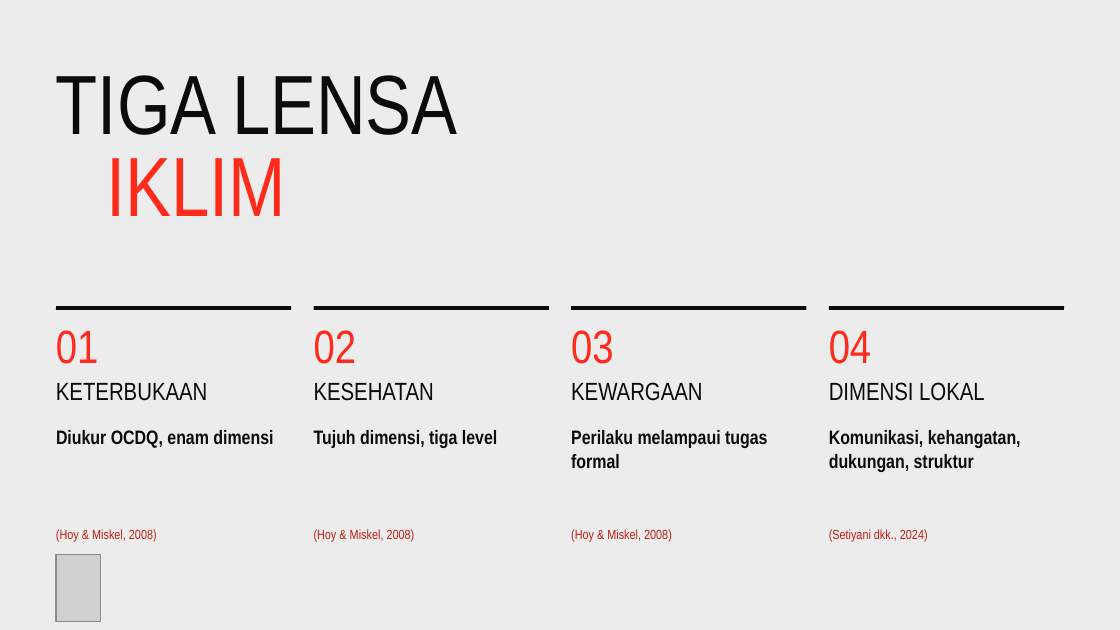
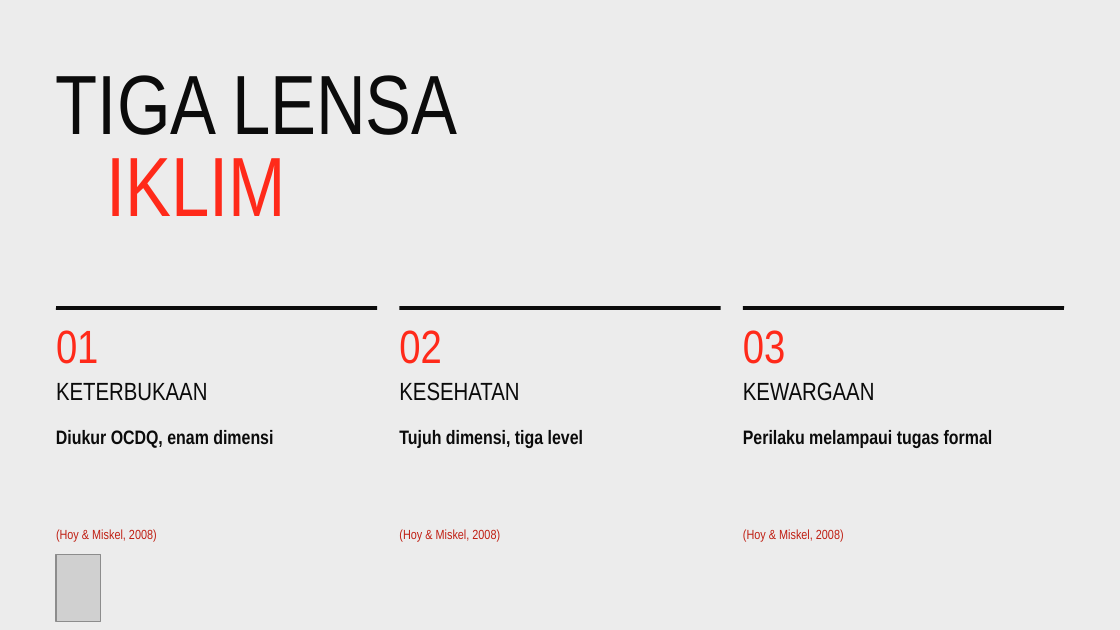
Before and after one commit to abay-cmd/ppt-ddmpi-uin, a slide deck: slide 10 of Budaya-dan-Iklim-Organisasi-Pendidikan.pptx. Drawn at 1120x630 pixels with LibreOffice and Linux fonts; fonts in the diff are those of the drawing; grey boxes stand for pictures. Boxes give left, top, right and bottom in pixels: in the first picture for what was removed or moved away, otherwise in the second. Text is boxed around its words. In the diff, an @@ line names an element or a change of style, - is before the commit and + after.

```diff
--- a/Budaya-dan-Iklim-Organisasi-Pendidikan.pptx
+++ b/Budaya-dan-Iklim-Organisasi-Pendidikan.pptx
@@ line moved from (56, 308) - (291, 308) to (56, 308) - (377, 308) @@
@@ text "02": place and size @@
-text "02" at bbox=[314, 330, 357, 364]
+text "02" at bbox=[399, 330, 442, 364]
@@ line moved from (314, 308) - (549, 308) to (400, 308) - (720, 308) @@
@@ line removed from (571, 308) to (806, 308) @@
@@ text "03": place and size @@
-text "03" at bbox=[571, 330, 614, 364]
+text "03" at bbox=[743, 330, 786, 364]
@@ line moved from (829, 308) - (1064, 308) to (743, 308) - (1064, 308) @@
@@ text removed at bbox=[829, 330, 872, 364] @@
-04
@@ text "KESEHATAN": place and size @@
-text "KESEHATAN" at bbox=[314, 382, 434, 401]
+text "KESEHATAN" at bbox=[399, 382, 519, 401]
@@ text "KEWARGAAN": place and size @@
-text "KEWARGAAN" at bbox=[571, 382, 703, 401]
+text "KEWARGAAN" at bbox=[743, 382, 875, 401]
@@ text removed at bbox=[829, 382, 985, 401] @@
-DIMENSI LOKAL
@@ text "Tujuh dimensi, tiga level": place and size @@
-text "Tujuh dimensi, tiga level" at bbox=[314, 430, 497, 448]
+text "Tujuh dimensi, tiga level" at bbox=[399, 430, 583, 448]
@@ text "Perilaku melampaui tugas formal" rewrapped from bbox=[571, 430, 767, 468] to bbox=[743, 430, 993, 448] @@
@@ text removed at bbox=[829, 430, 1021, 472] @@
-Komunikasi, kehangatan, dukungan, struktur
@@ text "(Hoy & Miskel, 2008)": place and size @@
-text "(Hoy & Miskel, 2008)" at bbox=[571, 529, 672, 542]
+text "(Hoy & Miskel, 2008)" at bbox=[399, 529, 500, 542]
@@ text "(Hoy & Miskel, 2008)": place and size @@
-text "(Hoy & Miskel, 2008)" at bbox=[314, 529, 415, 542]
+text "(Hoy & Miskel, 2008)" at bbox=[743, 529, 844, 542]
@@ text removed at bbox=[829, 529, 928, 542] @@
-(Setiyani dkk., 2024)
```
Also in this commit, not shown: 2 other slides changed, 2 other files.
